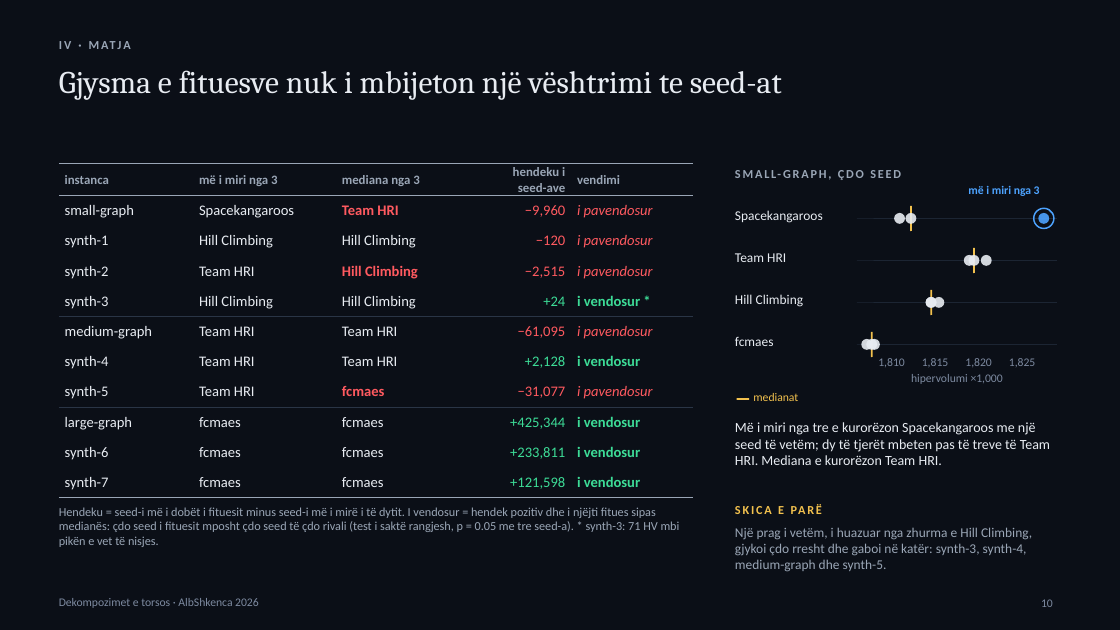
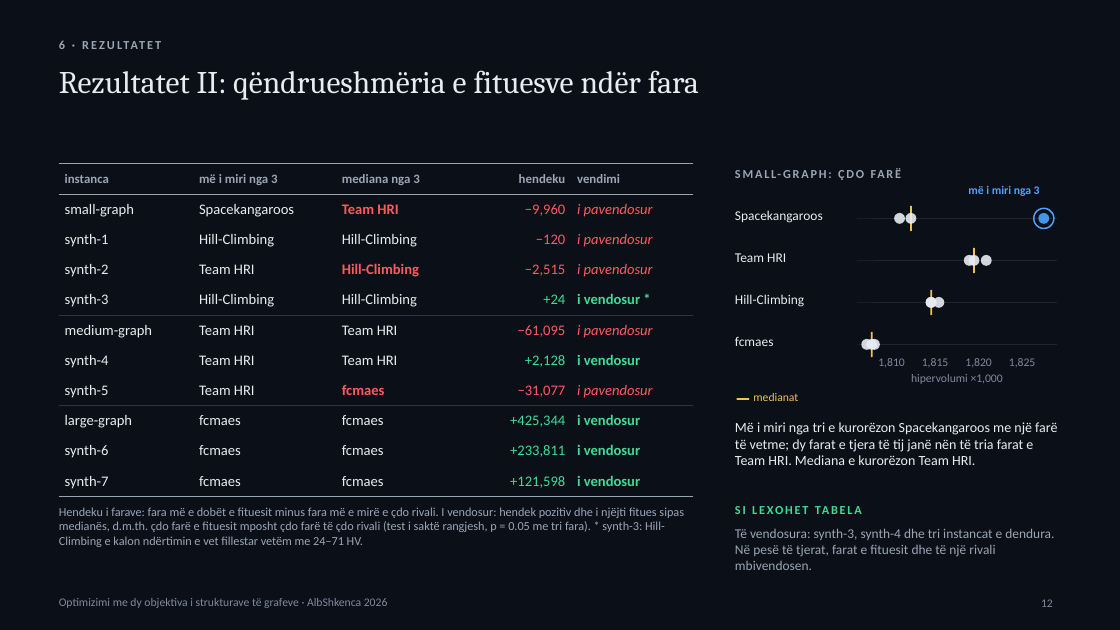
Before and after one commit to adrianymeri/SpOC3, a slide deck: slide 12 of SpOC3-Dekompozime-Torso-AlbShkenca2026-SQ.pptx (slide 10 before the commit). Drawn at 1120x630 pixels with LibreOffice and Linux fonts; fonts in the diff are those of the drawing. Boxes give left, top, right and bottom in pixels: in the first picture for what was removed or moved away, otherwise in the second. Text is boxed around its words. In the diff, an @@ line names an element or a change of style, - is before the commit and + after.

```diff
--- a/SpOC3-Dekompozime-Torso-AlbShkenca2026-SQ.pptx
+++ b/SpOC3-Dekompozime-Torso-AlbShkenca2026-SQ.pptx
@@ text at bbox=[59, 40, 65, 49]: text changed @@
-IV · MATJA
+6 · REZULTATET
@@ title at bbox=[59, 70, 699, 100]: text changed @@
-Gjysma e fituesve nuk i mbijeton një vështrimi te seed-at
+Rezultatet II: qëndrueshmëria e fituesve ndër fara
@@ table at bbox=[59, 164, 693, 493] @@
-row 1, column 4: hendeku i seed-ave
+row 1, column 4: hendeku
-row 3, column 2: Hill Climbing
+row 3, column 2: Hill-Climbing
-row 3, column 3: Hill Climbing
+row 3, column 3: Hill-Climbing
-row 4, column 3: Hill Climbing
+row 4, column 3: Hill-Climbing
-row 5, column 2: Hill Climbing
+row 5, column 2: Hill-Climbing
-row 5, column 3: Hill Climbing
+row 5, column 3: Hill-Climbing
@@ text at bbox=[735, 166, 1061, 188]: text changed @@
-SMALL-GRAPH, ÇDO SEED
+SMALL-GRAPH: ÇDO FARË
@@ text at bbox=[735, 294, 804, 307]: text changed @@
-Hill Climbing
+Hill-Climbing
@@ text at bbox=[735, 422, 1057, 465]: text changed @@
-Më i miri nga tre e kurorëzon Spacekangaroos me një seed të vetëm; dy të tjerët mbeten pas të treve të Team HRI. Mediana e kurorëzon Team HRI.
+Më i miri nga tri e kurorëzon Spacekangaroos me një farë të vetme; dy farat e tjera të tij janë nën të tria farat e Team HRI. Mediana e kurorëzon Team HRI.
@@ text at bbox=[59, 507, 684, 547]: text changed @@
-Hendeku = seed-i më i dobët i fituesit minus seed-i më i mirë i të dytit. I vendosur = hendek pozitiv dhe i njëjti fitues sipas medianës: çdo seed i fituesit mposht çdo seed të çdo rivali (test i saktë rangjesh, p = 0.05 me tre seed-a). * synth-3: 71 HV mbi pikën e vet të nisjes.
+Hendeku i farave: fara më e dobët e fituesit minus fara më e mirë e çdo rivali. I vendosur: hendek pozitiv dhe i njëjti fitues sipas medianës, d.m.th. çdo farë e fituesit mposht çdo farë të çdo rivali (test i saktë rangjesh, p = 0.05 me tri fara). * synth-3: Hill-Climbing e kalon ndërtimin e vet fillestar vetëm me 24–71 HV.
@@ text at bbox=[778, 506, 784, 514]: text changed; text colour #F2C14E to #3DDC97 @@
-SKICA E PARË
+SI LEXOHET TABELA
@@ text at bbox=[735, 528, 1054, 570]: text changed @@
-Një prag i vetëm, i huazuar nga zhurma e Hill Climbing, gjykoi çdo rresht dhe gaboi në katër: synth-3, synth-4, medium-graph dhe synth-5.
+Të vendosura: synth-3, synth-4 dhe tri instancat e dendura. Në pesë të tjerat, farat e fituesit dhe të një rivali mbivendosen.
@@ text at bbox=[59, 598, 388, 608]: text changed @@
-Dekompozimet e torsos · AlbShkenca 2026
+Optimizimi me dy objektiva i strukturave të grafeve · AlbShkenca 2026
@@ page number at bbox=[1041, 599, 1053, 607]: text changed @@
-10
+12
```
Also in this commit, not shown: 15 other slides changed, 11 slides added, 5 slides removed, 1 other file.
